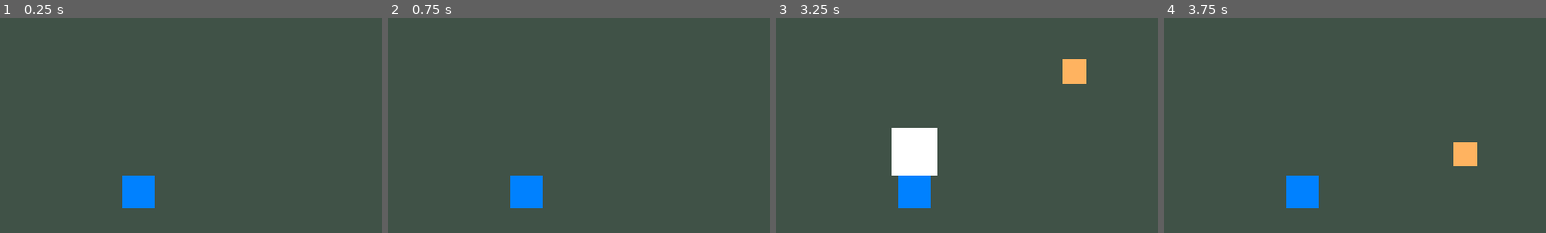
Above: before the commit, frames 1-4 (left to right).
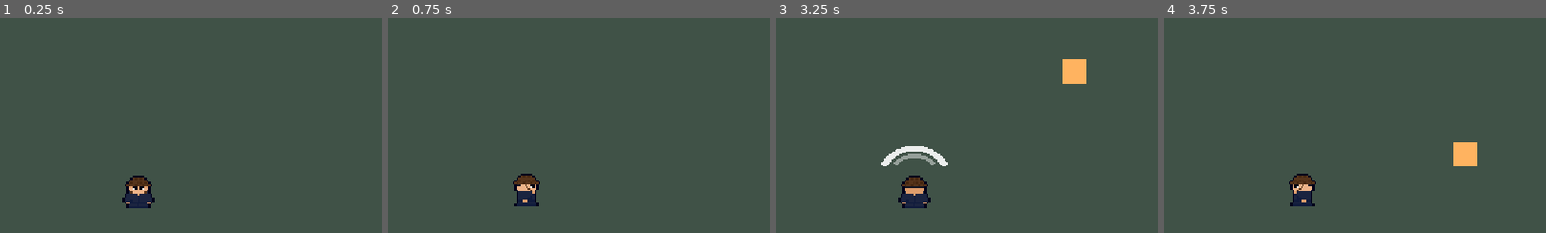
Above: after the commit, the same moments.

Repository: dotrashtrash-png/kintsugi
Game: Godot game, scene res://escenas/run/Run.tscn
The game is run twice, just before and just after one commit, with the same random seed, the same clock (stepped at 60 frames per second) and the same inputs. This scene is started directly instead of the project's main scene.
Inputs (mouse positions are % of the whole screen's width and height, from its top left):
- Up to frame 1 (0.25 s): no input
- Up to frame 2 (0.75 s): tap Enter (ui_accept) at 0.5 s; move the mouse to (72, 45) at 0.52 s; hold D (derecha) from 0.53 s (still down); click (72, 45) at 0.67 s
- Up to frame 3 (3.25 s): tap Enter (ui_accept) at 0.77, 1.52, 2.75, 3.02 s; move the mouse to (30, 55) at 1.27 s; release D (derecha) at 1.28 s; hold S (abajo) 1.28-2.03 s; move the mouse to (60, 28) at 2.02 s; hold D (derecha) 2.03-2.78 s; move the mouse to (45, 70) at 2.77 s; hold W (arriba) from 2.78 s (still down); click (45, 70) at 2.92 s
- Up to frame 4 (3.75 s): move the mouse to (80, 65) at 3.52 s; release W (arriba) at 3.53 s; hold A (izquierda) from 3.53 s (still down)
The pictures show only the part of the screen within x 32-82%, y 10-60%; the shares and areas given below are measured in that part.

The runs differ from the first frame. In frame 1, 1.3% of the frame differs, in the area x 32-41%, y 73-89%; in frame 2, 1.3%; in frame 3, 3.8%, in the area x 27-45%, y 51-89%; in frame 4, 1.3%.

Commit message:
Corte de katana y papel del talisman

Diff:
--- a/datos/heroes.gd
+++ b/datos/heroes.gd
@@ -1,9 +1,9 @@
 class_name Heroes
 
 const LISTA := {
-	"ronin": {"arma": "katana", "vida": 125, "velocidad": 110.0, "radio": 40.0},
-	"miko": {"arma": "campana", "vida": 100, "velocidad": 110.0, "radio": 40.0, "regen": 1.0},
-	"onmyoji": {"arma": "ofuda", "vida": 90, "velocidad": 110.0, "radio": 52.0},
+	"ronin": {"arma": "katana", "vida": 125, "velocidad": 110.0, "radio": 40.0, "sprite": "res://arte/heroes/ronin.png"},
+	"miko": {"arma": "campana", "vida": 100, "velocidad": 110.0, "radio": 40.0, "regen": 1.0, "sprite": "res://arte/heroes/miko.png"},
+	"onmyoji": {"arma": "ofuda", "vida": 90, "velocidad": 110.0, "radio": 52.0, "sprite": "res://arte/heroes/onmyoji.png"},
 }
 
 # Lo que sale en el menu de mejoras. Las claves son las que recibe heroe.mejorar().
--- a/escenas/jugador/Heroe.tscn
+++ b/escenas/jugador/Heroe.tscn
@@ -24,3 +24,5 @@
 zoom = Vector2(3, 3)
 
 [node name="Armas" type="Node2D" parent="." unique_id=601374330]
+
+[node name="Sprite" type="Sprite2D" parent="." unique_id=615823288]
--- a/escenas/jugador/Katana.tscn
+++ b/escenas/jugador/Katana.tscn
@@ -14,12 +14,6 @@
 position = Vector2(20, 0)
 shape = SubResource("RectangleShape2D_71m53")
 
-[node name="Visual" type="ColorRect" parent="." unique_id=1909819520]
-offset_left = 8.0
-offset_top = -12.0
-offset_right = 32.0
-offset_bottom = 12.0
-
 [node name="Timer" type="Timer" parent="." unique_id=1996982781]
 wait_time = 0.8
 autostart = true
--- a/escenas/jugador/Talisman.tscn
+++ b/escenas/jugador/Talisman.tscn
@@ -1,13 +1,12 @@
 [gd_scene format=3 uid="uid://cuu2jrjbqmj4w"]
 
 [ext_resource type="Script" uid="uid://bpgwpojbgir5" path="res://escenas/jugador/talisman.gd" id="1_ghfno"]
+[ext_resource type="Texture2D" uid="uid://bm7j3p8xfbnls" path="res://arte/ui/icono_ofuda.png" id="2_eoc25"]
 
 [node name="Talisman" type="Node2D" unique_id=1579794200]
 script = ExtResource("1_ghfno")
 
-[node name="ColorRect" type="ColorRect" parent="." unique_id=1394891853]
-offset_left = -5.0
-offset_top = -3.0
-offset_right = 5.0
-offset_bottom = 3.0
-color = Color(1, 0.8784314, 0.5411765, 1)
+[node name="Sprite2D" type="Sprite2D" parent="." unique_id=992057176]
+rotation = 1.5707964
+scale = Vector2(0.6, 0.6)
+texture = ExtResource("2_eoc25")
--- a/escenas/jugador/heroe.gd
+++ b/escenas/jugador/heroe.gd
@@ -1,6 +1,8 @@
 extends CharacterBody2D
 
 signal murio
+
+const TIEMPO_INVULNERABLE := 0.4 # tras un golpe, un momento sin recibir dano
 
 var velocidad := 110.0
 var vida := 100
@@ -11,8 +13,11 @@
 var empuje := Vector2.ZERO # lo usan el viento del Tengu y el Nurikabe
 var muerto := false
 var regen_acumulada := 0.0
+var invulnerable := 0.0
+var paso := 0.0 # para el saltito al caminar
 
 @onready var armas: Node2D = $Armas
+@onready var sprite: Sprite2D = $Sprite
 
 func _ready() -> void:
 	add_to_group("jugador")
@@ -22,21 +27,46 @@
 	velocidad = datos["velocidad"]
 	radio_recoger = datos["radio"]
 	regen = datos.get("regen", 0.0)
+	_cargar_sprite(datos.get("sprite", ""))
 	agregar_arma(datos["arma"])
+
+# Hojas de Matta: 64x16, 4 cuadros = abajo, arriba, izquierda, derecha
+func _cargar_sprite(ruta: String) -> void:
+	if ruta == "" or not ResourceLoader.exists(ruta):
+		sprite.visible = false # sin dibujo todavia: queda el cuadro azul
+		return
+	sprite.texture = load(ruta)
+	sprite.hframes = 4
+	sprite.frame = 0
+	sprite.visible = true
+	$ColorRect.visible = false
 
 func _physics_process(delta: float) -> void:
 	if muerto:
 		return
+	invulnerable = maxf(0.0, invulnerable - delta)
 	var dir := Input.get_vector("izquierda", "derecha", "arriba", "abajo")
 	velocity = dir * velocidad + empuje
 	empuje = empuje.move_toward(Vector2.ZERO, 600.0 * delta)
 	move_and_slide()
 	if dir != Vector2.ZERO:
 		direccion = dir
-	# Cuando Matta entregue el sprite (nodo "Sprite"), mira hacia donde camina
-	if dir.x != 0.0 and has_node("Sprite"):
-		$Sprite.flip_h = dir.x < 0.0
+	_animar(dir, delta)
 	_regenerar(delta)
+
+func _animar(dir: Vector2, delta: float) -> void:
+	if not sprite.visible:
+		return
+	if dir == Vector2.ZERO:
+		paso = 0.0
+		sprite.position.y = 0.0
+		return
+	if absf(dir.x) >= absf(dir.y):
+		sprite.frame = 3 if dir.x > 0.0 else 2
+	else:
+		sprite.frame = 0 if dir.y > 0.0 else 1
+	paso += delta * 14.0
+	sprite.position.y = -roundf(absf(sin(paso)) * 1.5) # saltito al caminar
 
 func _regenerar(delta: float) -> void:
 	if regen <= 0.0 or vida >= vida_maxima:
@@ -47,16 +77,25 @@
 		regen_acumulada -= 1.0
 
 func recibir_dano(cantidad: int) -> void:
-	if muerto:
+	if muerto or invulnerable > 0.0:
 		return
+	invulnerable = TIEMPO_INVULNERABLE
 	vida -= cantidad
 	Audio.sfx("dano")
 	modulate = Color(1, 0.4, 0.4) # parpadeo rojo
 	create_tween().tween_property(self, "modulate", Color.WHITE, 0.15)
+	_sacudir_camara()
 	if vida <= 0:
 		vida = 0
 		muerto = true
 		murio.emit()
+
+func _sacudir_camara() -> void:
+	var cam: Camera2D = $Camera2D
+	var t := create_tween()
+	for i in 4:
+		t.tween_property(cam, "offset", Vector2(randf_range(-2, 2), randf_range(-2, 2)), 0.03)
+	t.tween_property(cam, "offset", Vector2.ZERO, 0.03)
 
 func empujar(fuerza: Vector2) -> void:
 	empuje += fuerza
--- a/escenas/jugador/katana.gd
+++ b/escenas/jugador/katana.gd
@@ -3,14 +3,13 @@
 var nivel := 1
 var dano := 5
 var heroe
+var mostrando := false
 
-@onready var visual: ColorRect = $Visual
 @onready var timer: Timer = $Timer
 
 func _ready() -> void:
 	heroe = get_tree().get_first_node_in_group("jugador")
 	timer.timeout.connect(_atacar)
-	visual.visible = false
 
 func _physics_process(_delta: float) -> void:
 	if heroe:
@@ -21,11 +20,23 @@
 		if cuerpo.is_in_group("enemigos"):
 			cuerpo.recibir_dano(dano)
 	Audio.sfx("katana")
-	visual.visible = true
-	create_tween().tween_callback(visual.hide).set_delay(0.1)
+	mostrando = true
+	queue_redraw()
+	create_tween().tween_callback(_ocultar).set_delay(0.1)
+
+func _ocultar() -> void:
+	mostrando = false
+	queue_redraw()
+
+# Media luna blanca: el corte de la katana
+func _draw() -> void:
+	if not mostrando:
+		return
+	draw_arc(Vector2(4, 0), 18.0, -PI / 3.0, PI / 3.0, 16, Color(1, 1, 1, 0.9), 3.0)
+	draw_arc(Vector2(4, 0), 14.0, -PI / 4.0, PI / 4.0, 12, Color(1, 1, 1, 0.45), 2.0)
 
 # La llama el heroe cuando eligen la katana en el menu de mejoras
 func subir_nivel() -> void:
 	nivel += 1
 	dano += 3
-	scale *= 1.15 # mas alcance y angulo
+	scale *= 1.15 # mas alcance
Not shown, added: audio/sfx/sfx_ofuda.wav.import
